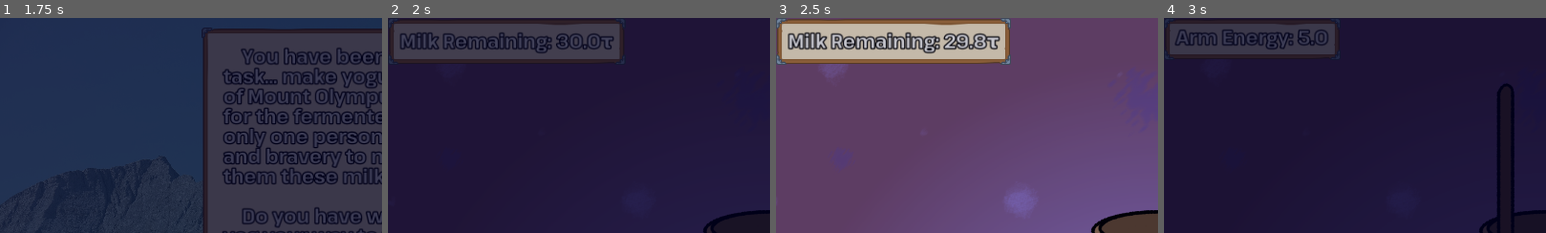
Above: before the commit, frames 1-4 (left to right).
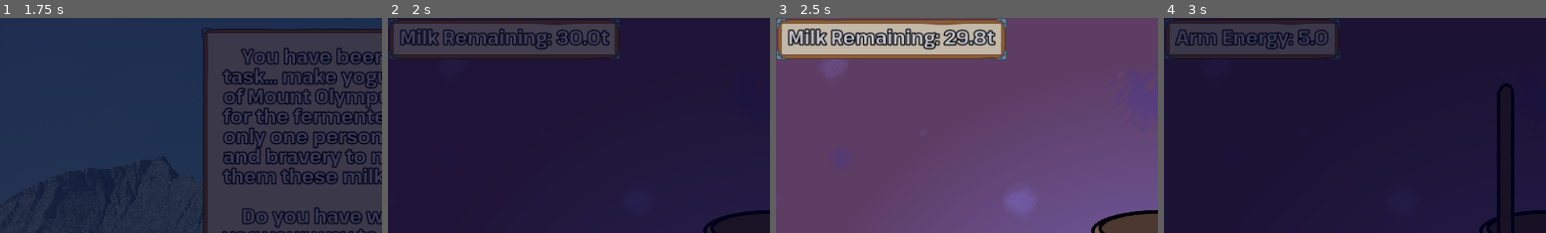
Above: after the commit, the same moments.

Repository: HauntedBees/olympus-mountain-creamery
Game: Godot game, scene res://game_scenes/00_title/title_scene.tscn
Same seed, same stepped clock (60 frames per second), same inputs: the game is played once before the commit and once after it.
Inputs (mouse positions are % of the whole screen's width and height, from its top left):
- Up to frame 1 (1.75 s): tap Enter at 0.5 s; move the mouse to (72, 45) at 0.52 s; hold Z (button_one) 0.53-1.28 s; click (72, 45) at 0.67 s; tap Space at 1.25 s; move the mouse to (30, 55) at 1.27 s; tap Z (button_one) at 1.35 s; click (30, 55) at 1.42 s
- Up to frame 2 (2 s): no input
- Up to frame 3 (2.5 s): move the mouse to (60, 28) at 2.02 s; hold X (button_two) from 2.03 s (still down); click (60, 28) at 2.17 s; tap Z (button_one) at 2.3 s
- Up to frame 4 (3 s): move the mouse to (45, 70) at 2.77 s; release X (button_two) at 2.78 s; tap Z (button_one) at 2.85 s; click (45, 70) at 2.92 s
The pictures show only the part of the screen within x 0-50%, y 0-50%; the shares and areas given below are measured in that part.

Frame 1 is identical in both runs. In frame 2, 3.6% of the frame differs, in the area x 0-62%, y 0-22%; in frame 3, 6.6%; in frame 4, nothing differs.

Commit message:
fix for web font not supporting greek

Diff:
--- a/game_data/item_count.gd
+++ b/game_data/item_count.gd
@@ -36,8 +36,8 @@
 	Type.Jars: "Five Yogurt Jars",
 	Type.PotUpgrade: "Bigger Pot",
 	Type.SpoonUpgrade: "Sturdier Spoon",
-	Type.Milk: "20τ of Milk",
-	Type.Money: "Ὀbolus"
+	Type.Milk: "20t of Milk",
+	Type.Money: "Obolus"
 }
 const ITEM_COSTS := {
 	Type.None: 0,
@@ -60,9 +60,9 @@
 	Type.Pomegranate: "Fruity, Rich, and Floral. Hard to eat, but well worth the effort.",
 	Type.Walnut: "Bitter, Earthy, and Savory. Tough nuts to crack. Like most nuts. Hence the expression.",
 	Type.Jars: "Five more Jars to fill with yogurt.",
-	Type.PotUpgrade: "Increase the amount of milk you can pour in your preparation pot by 10τ.",
+	Type.PotUpgrade: "Increase the amount of milk you can pour in your preparation pot by 10t.",
 	Type.SpoonUpgrade: "A sturdier spoon that you can stir more easily without getting tired.",
-	Type.Milk: "20τ of milk, for yogurt-making purposes.",
+	Type.Milk: "20t of milk, for yogurt-making purposes.",
 	Type.Money: "This shouldn't be a thing you can see."
 }
 const ITEM_COLORS := {
--- a/game_scenes/01_make_yog/states/fill_jars.gd
+++ b/game_scenes/01_make_yog/states/fill_jars.gd
@@ -157,7 +157,7 @@
 	return 1.0 + 0.5 * current_amount
 
 func _update_milk_label() -> void:
-	_make_yog.info_label.text = "Mixture Remaining: %.1fτ" % _pot.amount
+	_make_yog.info_label.text = "Mixture Remaining: %.1ft" % _pot.amount
 
 func _finish_pouring() -> void:
 	if _current_jar:
--- a/game_scenes/01_make_yog/states/pour_milk.gd
+++ b/game_scenes/01_make_yog/states/pour_milk.gd
@@ -52,7 +52,7 @@
 	return 1.0 + pow(2.0 * (0.25 + current_amount) - 1.0, 2.0) * 3.0
 
 func _update_milk_label() -> void:
-	_make_yog.info_label.text = "Milk Remaining: %.1fτ" % Player.data.milk_amount
+	_make_yog.info_label.text = "Milk Remaining: %.1ft" % Player.data.milk_amount
 
 func _finish_pouring() -> void:
 	input_blocked = true
--- a/game_scenes/02_outside/outside.gd
+++ b/game_scenes/02_outside/outside.gd
@@ -18,7 +18,7 @@
 var _changing := false
 
 func _ready() -> void:
-	_info_label.text = "Money: %dὀ\nJars: %d\nMilk: %.1fτ\nPot Capacity: %.1fτ" % [
+	_info_label.text = "Money: %do\nJars: %d\nMilk: %.1ft\nPot Capacity: %.1ft" % [
 		Player.data.money,
 		Player.data.jars,
 		Player.data.milk_amount,
--- a/game_scenes/03_shop/shop.gd
+++ b/game_scenes/03_shop/shop.gd
@@ -53,7 +53,7 @@
 		_try_buy_item()
 
 func _update_money_label() -> void:
-	_money_label.text = "You have %d ὀbolus." % Player.data.money
+	_money_label.text = "You have %d obolus." % Player.data.money
 
 func _try_buy_item() -> void:
 	var item := _items[_idx].item
@@ -84,11 +84,11 @@
 		var count := Player.data.get_item_count(item)
 		var you_have_string := "You have %d" % count
 		match item:
-			ItemCount.Type.Money: you_have_string = "You have %dὀ" % count
-			ItemCount.Type.Milk: you_have_string = "You have %.1fτ" % count
-			ItemCount.Type.PotUpgrade: you_have_string = "Current capacity is %.1fτ" % count
+			ItemCount.Type.Money: you_have_string = "You have %do" % count
+			ItemCount.Type.Milk: you_have_string = "You have %.1ft" % count
+			ItemCount.Type.PotUpgrade: you_have_string = "Current capacity is %.1ft" % count
 			ItemCount.Type.SpoonUpgrade: you_have_string = "Current power is %.1f" % count
-		_item_desc.text = "%s (%dὀ)\n%s.\n%s" % [
+		_item_desc.text = "%s (%do)\n%s.\n%s" % [
 			ItemCount.ITEM_NAMES[item],
 			ItemCount.ITEM_COSTS[item],
 			you_have_string,
--- a/game_scenes/04_offering/states/make_offer.gd
+++ b/game_scenes/04_offering/states/make_offer.gd
@@ -49,7 +49,7 @@
 			for i in desire.reward:
 				Player.data.add_item(i.type, i.amount)
 				if i.type == ItemCount.Type.Milk:
-					items.append("%dτ of Milk" % i.amount)
+					items.append("%dt of Milk" % i.amount)
 				## pomegranate is the only item that'd actually have its name pluralized; ope!
 				elif i.amount != 1 && i.type == ItemCount.Type.Pomegranate:
 					items.append("%d Pomegranates" % i.amount)
